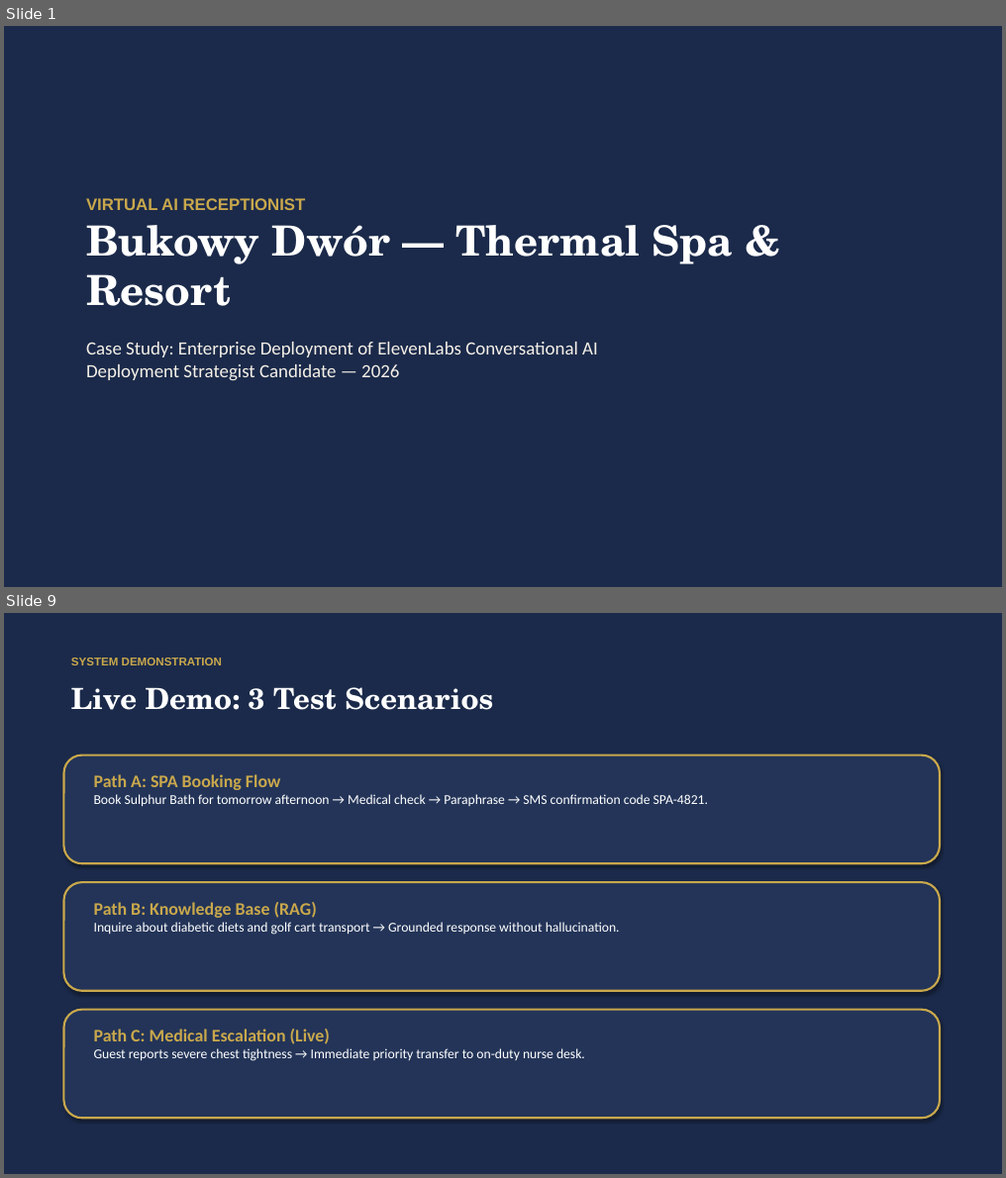
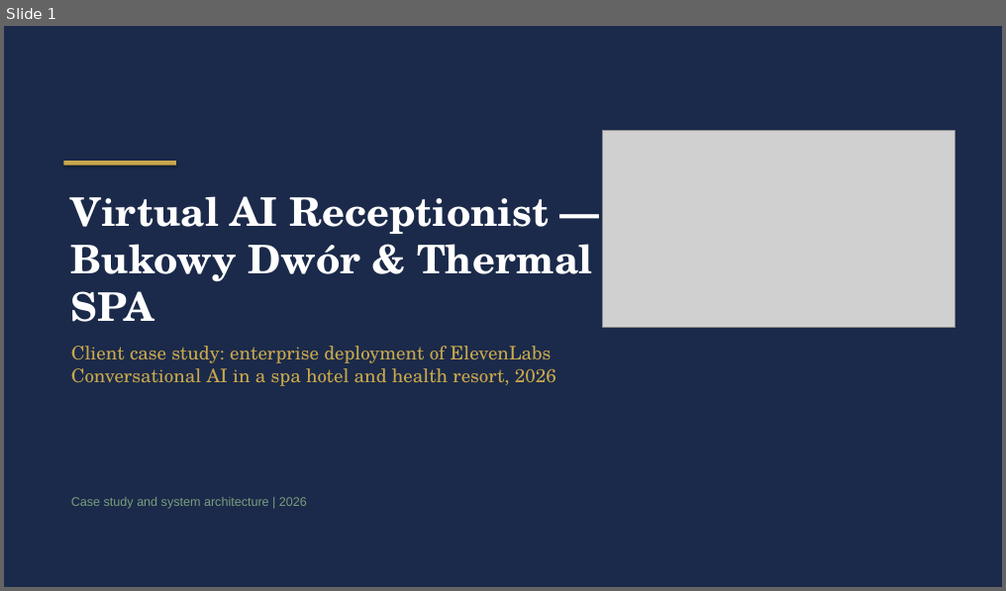
Before and after one commit to kpulka/Elevenlabs_SpaHotel_PoC, a slide deck: presentation/Bukowy_Dwor_Case_Study.pptx. Shown one above the other, each under a label of ours: slides 1 and 9 before the commit, slide 1 after it; the slides between them are not shown. The pictures are 1006x1178 and 1006x591 pixels, drawn with LibreOffice and Linux fonts; fonts in the diff are those of the drawing; grey boxes stand for pictures. Boxes give left, top, right and bottom in pixels: in the first picture for what was removed or moved away, otherwise in the second. Text is boxed around its words. In the diff, an @@ line names an element or a change of style, - is before the commit and + after.

```diff
--- a/presentation/Bukowy_Dwor_Case_Study.pptx
+++ b/presentation/Bukowy_Dwor_Case_Study.pptx
@@ slide 9 removed at [4,613,1002,1174], background #FFFFFF @@
@@ rectangle removed at [4,613,1002,1174] @@
@@ text removed at [71,658,222,665] @@
-SYSTEM DEMONSTRATION
@@ text removed at [71,687,493,710] @@
-Live Demo: 3 Test Scenarios
@@ rounded rectangle removed at [63,756,940,863] @@
@@ text removed at [94,774,708,807] @@
-Path A: SPA Booking Flow
-Book Sulphur Bath for tomorrow afternoon → Medical check → Paraphrase → SMS confirmation code SPA-4821.
@@ rounded rectangle removed at [63,882,940,991] @@
@@ text removed at [94,902,620,935] @@
-Path B: Knowledge Base (RAG)
-Inquire about diabetic diets and golf cart transport → Grounded response without hallucination.
@@ rounded rectangle removed at [63,1010,940,1118] @@
@@ text removed at [94,1029,585,1061] @@
-Path C: Medical Escalation (Live)
-Guest reports severe chest tightness → Immediate priority transfer to on-duty nurse desk.
@@ slide 1 changed as well @@
@@ picture added at [603,131,954,327] @@
@@ rectangle added at [63,161,176,166], fill #C9A84C @@
@@ text at [71,196,592,386]: text changed; font Calibri to TeX Gyre Schola; text colour #F5F0E8 to #C9A84C @@
-VIRTUAL AI RECEPTIONIST
-Bukowy Dwór — Thermal Spa & Resort
-Case Study: Enterprise Deployment of ElevenLabs Conversational AI
-Deployment Strategist Candidate — 2026
+Virtual AI Receptionist — Bukowy Dwór & Thermal SPA
+Client case study: enterprise deployment of ElevenLabs Conversational AI in a spa hotel and health resort, 2026
@@ text added at [71,497,307,509], 12 pt, text #7A9E7E @@
+Case study and system architecture | 2026
```
Also in this commit, not shown: 7 other slides changed, 6 slides added, 5 other slides removed, 11 other files.
